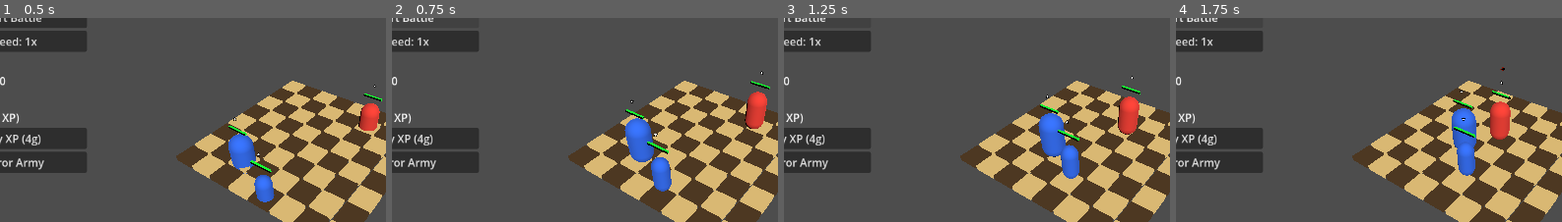
Above: before the commit, frames 1-4 (left to right).
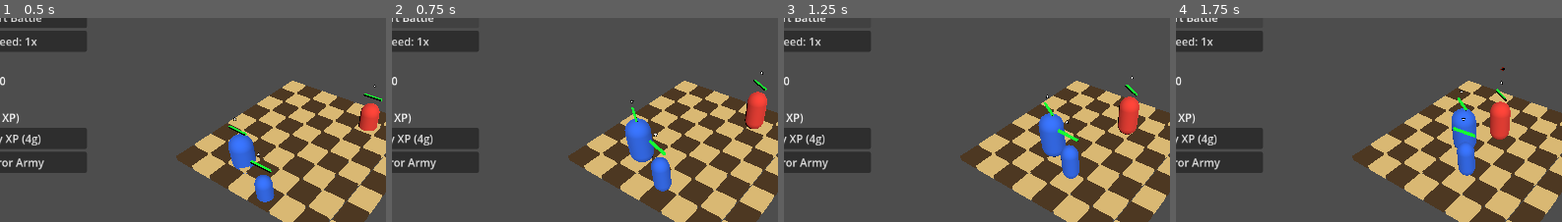
Above: after the commit, the same moments.

Repository: janmgryka-bit/warmarket
Game: Godot game, scene res://scenes/Main.tscn
The game is run twice, just before and just after one commit, with the same random seed, the same clock (stepped at 60 frames per second) and the same inputs.
Inputs:
- Up to frame 1 (0.5 s): no input
- Up to frame 2 (0.75 s): click "Start Battle" at 0.5 s
- Up to frame 3 (1.25 s): no input
- Up to frame 4 (1.75 s): click "Start Battle" at 1.25 s
The pictures show only the part of the screen within x 9-59%, y 4-54%; the shares and areas given below are measured in that part.

Frame 1 is identical in both runs. In frame 2, 0.3% of the frame differs, in the area x 60-98%, y 30-71%; in frame 3, 0.3%; in frame 4, 0.3%.

Commit message:
Make units face their targets

Diff:
--- a/godot_project/war-market/scripts/unit.gd
+++ b/godot_project/war-market/scripts/unit.gd
@@ -59,10 +59,12 @@
 	var distance := global_position.distance_to(target.global_position)
 
 	if distance > attack_range:
+		face_position(target.global_position)
 		var direction := (target.global_position - global_position).normalized()
 		velocity = direction * move_speed
 		move_and_slide()
 	else:
+		face_position(target.global_position)
 		velocity = Vector3.ZERO
 		move_and_slide()
 
@@ -107,8 +109,18 @@
 
 func attack(enemy: CharacterBody3D) -> void:
 	print(unit_name, " attacks ", enemy.unit_name)
+	face_position(enemy.global_position)
 	play_attack_visual(enemy)
 	enemy.take_damage(damage)
+
+func face_position(target_position: Vector3) -> void:
+	var flat_target := Vector3(target_position.x, global_position.y, target_position.z)
+	var direction := flat_target - global_position
+	if direction.length_squared() <= 0.0001:
+		return
+
+	var target_yaw := atan2(direction.x, direction.z)
+	rotation.y = lerp_angle(rotation.y, target_yaw, 0.25)
 
 func play_attack_visual(target_node: Node3D) -> void:
 	if target_node == null or not is_instance_valid(target_node):
